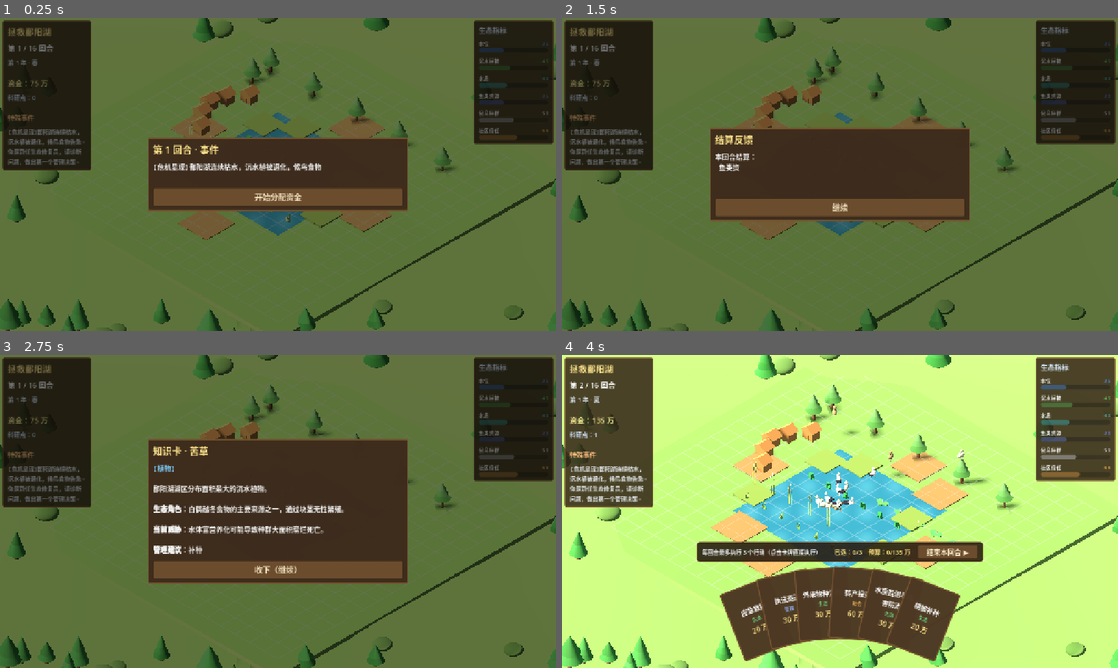
Above: before the commit, frames 1-4 (two rows, left to right).
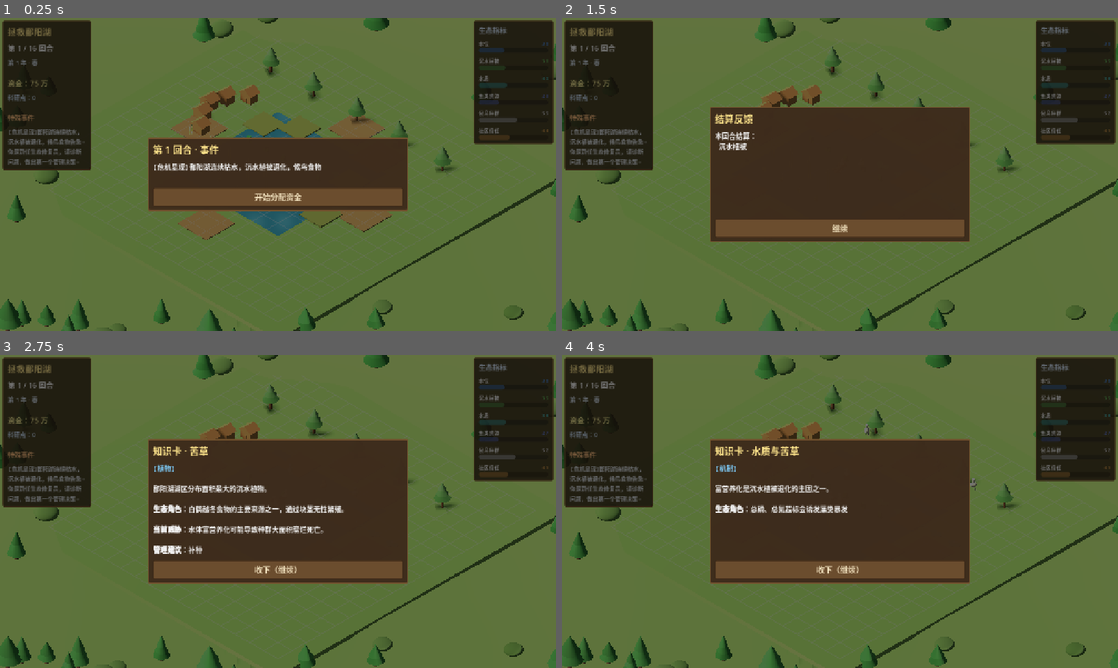
Above: after the commit, the same moments.

Repository: JoKanshin/poyanghu
Game: Godot game, scene res://scenes/main.tscn
Two runs of this game, one before a commit and one after it. Both use one fixed random seed, a clock stepped at 60 frames per second and the inputs below.
Inputs:
- Up to frame 1 (0.25 s): no input
- Up to frame 2 (1.5 s): click "开始分配资金" at 0.5 s; click "结束本回合 ▶" at 1.25 s
- Up to frame 3 (2.75 s): click "继续" at 2 s
- Up to frame 4 (4 s): click "收下（继续）" at 2.75 s; click "收下（继续）" at 3.5 s

The runs differ from the first frame. In frame 1, 0.2% of the frame differs, in the area x 42-99%, y 7-70%; in frame 2, 9.2%; in frame 3, 0.2%; in frame 4, 97%, in the area x 0-100%, y 0-100%.

Commit message:
feat: 加入肉鸽游戏性(失败条件/危机/协同/随机开局)
解决'一直点点点就能过关'的问题:
1. 失败条件: 任一指标归零→生态崩溃提前结束,给出具体原因
2. 随机危机事件池(8种): 提前1回合预警,惩罚较重(-12~-14),
   与当前生态状态吻合的危机权重翻倍
3. 卡牌协同(5组): 同回合打出特定组合触发额外效果,
   如'水质监测+植被补种'=科学补种(植被+9)
4. 随机开局: 每局指标±9偏移+一项软肋-12,同种子可复现

配套调整:
- 自然演化改为'不做决策就恶化'(水/鱼无维护则倒退),替代自动回血
- 报告区分'成功'与'生态崩溃',显示局内种子供反事实对照
- 结算弹窗展示危机爆发与下回合预警

Diff:
--- a/scripts/game_state.gd
+++ b/scripts/game_state.gd
@@ -307,6 +307,100 @@
 		"management": "走合规补偿渠道，配合转产扶持。",
 		"condition": "community < 40",
 	},
+}
+
+# ==================== 危机事件池（肉鸽随机性核心）====================
+# 每回合有概率抽中危机；危机提前 1 回合预警，下回合生效。
+# weight：基础权重；cond：满足时权重翻倍，让危机与当前生态状态呼应。
+const CRISES := [
+	{
+		"id": "drought", "name": "极端干旱", "weight": 1.0, "cond": "water_level < 45",
+		"warn": "【自然预警】气象部门预报：未来一季降水显著偏少，湖区面临枯水风险。",
+		"hit": "【危机爆发】极端干旱来袭——湖区水位骤降，沉水植物块茎大面积发育受阻，湖床裸露。",
+		"effects": [{"metric": "water_level", "delta": -14}, {"metric": "vegetation", "delta": -7}],
+	},
+	{
+		"id": "disease", "name": "苦草病害暴发", "weight": 0.9, "cond": "water_quality < 50",
+		"warn": "【监测提示】巡护员发现局部水草出现腐烂迹象，疑与水体富营养化有关，建议加强监测。",
+		"hit": "【危机爆发】苦草病害大面积暴发——沉水植被成片腐烂死亡，候鸟食物锐减。",
+		"effects": [{"metric": "vegetation", "delta": -12}, {"metric": "water_quality", "delta": -6}],
+	},
+	{
+		"id": "illegal_fishing", "name": "非法捕捞猖獗", "weight": 1.0, "cond": "fish < 50",
+		"warn": "【巡护通报】近期湖区外围发现可疑船只活动轨迹，疑似非法捕捞，建议加强执法。",
+		"hit": "【危机爆发】非法捕捞猖獗——电捕鱼与密眼网具造成鱼类资源骤减。",
+		"effects": [{"metric": "fish", "delta": -13}],
+	},
+	{
+		"id": "bird_conflict", "name": "候鸟大规模进田", "weight": 1.0, "cond": "community < 55",
+		"warn": "【社区报告】农户反映白鹤开始向稻田聚集，若持续可能造成较大损失，请提前协商。",
+		"hit": "【危机爆发】数千只候鸟涌入农田取食莲藕、踩踏稻苗，农户损失严重，矛盾激化。",
+		"effects": [{"metric": "community", "delta": -14}, {"metric": "birds", "delta": 6}],
+	},
+	{
+		"id": "flood", "name": "汛期洪水", "weight": 0.8, "cond": "water_level > 60",
+		"warn": "【自然预警】上游持续降雨，水文站预计湖区水位将快速上涨。",
+		"hit": "【危机爆发】汛期洪水漫过草洲——新生沉水植被被冲毁，底质遭到破坏。",
+		"effects": [{"metric": "water_level", "delta": 18}, {"metric": "vegetation", "delta": -10}],
+	},
+	{
+		"id": "pollution", "name": "上游污染输入", "weight": 0.9, "cond": "water_quality < 55",
+		"warn": "【水质预警】上游监测断面总磷浓度上升，污染团可能随水流进入湖区。",
+		"hit": "【危机爆发】上游污染团入境——总磷总氮严重超标，鱼类与沉水植物同时受损。",
+		"effects": [{"metric": "water_quality", "delta": -14}, {"metric": "fish", "delta": -6}],
+	},
+	{
+		"id": "invasive", "name": "外来物种暴发", "weight": 0.9, "cond": "vegetation < 55",
+		"warn": "【巡查发现】湖区外围发现福寿螺与凤眼莲扩散迹象，繁殖速度较快。",
+		"hit": "【危机爆发】外来物种暴发——福寿螺啃食水生植物，凤眼莲覆盖水面挤占生存空间。",
+		"effects": [{"metric": "vegetation", "delta": -10}, {"metric": "fish", "delta": -5}],
+	},
+	{
+		"id": "algal_bloom", "name": "蓝藻水华", "weight": 0.85, "cond": "water_quality > 60",
+		"warn": "【监测提示】气温升高、水体流动性变差，蓝藻水华风险上升。",
+		"hit": "【危机爆发】蓝藻水华暴发——水面被绿色藻膜覆盖，水体缺氧，候鸟中毒与食物短缺同时发生。",
+		"effects": [{"metric": "water_quality", "delta": -12}, {"metric": "birds", "delta": -8}],
+	},
+]
+
+# ==================== 卡牌协同（组合出招）====================
+# 同回合内同时执行 requires 中全部卡牌，触发额外效果
+const SYNERGIES := [
+	{
+		"id": "sci_plant", "name": "科学补种", "requires": ["water_monitor", "veg_restore"],
+		"desc": "先测水质再补种，成活率大幅提升",
+		"bonus": [{"metric": "vegetation", "delta": 9}],
+	},
+	{
+		"id": "hydro_restore", "name": "水文修复", "requires": ["water_control", "veg_restore"],
+		"desc": "控水与补种协同，为沉水植物创造适宜水位",
+		"bonus": [{"metric": "vegetation", "delta": 7}, {"metric": "birds", "delta": 4}],
+	},
+	{
+		"id": "joint_defense", "name": "群防群治", "requires": ["patrol", "guard_team"],
+		"desc": "执法与社区共管协同，巡护覆盖翻倍",
+		"bonus": [{"metric": "fish", "delta": 8}, {"metric": "community", "delta": 4}],
+	},
+	{
+		"id": "livelihood", "name": "生计转型", "requires": ["community_comp", "industry_switch"],
+		"desc": "补偿与转产配套，农户与渔民获得长期出路",
+		"bonus": [{"metric": "community", "delta": 9}],
+	},
+	{
+		"id": "coexist", "name": "人鸟共处", "requires": ["bird_canteen", "community_comp"],
+		"desc": "候鸟食堂配合社区补偿，把冲突转化为共管",
+		"bonus": [{"metric": "birds", "delta": 6}, {"metric": "community", "delta": 5}],
+	},
+]
+
+# ==================== 失败原因（任一指标归零即提前结束）====================
+const FAILURE_TEXT := {
+	"water_level": "鄱阳湖干涸见底，湖床裸露龟裂，候鸟失去越冬栖息地。",
+	"vegetation": "沉水植被彻底消失，白鹤失去主要食物来源，草洲退化为荒滩。",
+	"water_quality": "水质彻底恶化，蓝藻暴发、水体缺氧，水生生物大面积死亡。",
+	"fish": "鱼类资源枯竭，江豚与食鱼水鸟无以为继，禁渔成果付诸东流。",
+	"birds": "候鸟种群崩溃，鄱阳湖失去国际重要湿地的生态价值。",
+	"community": "社区信任彻底破裂，农户与渔民转入对抗，保护工作再也无法开展。",
 }
 
 # ==================== 事件数据 ====================
@@ -337,6 +431,15 @@
 var log_messages: Array = []        # 因果提示
 var game_over: bool = false
 var total_spent: int = 0            # 累计卡牌支出（用于资金效率评价）
+# ===== 肉鸽机制状态 =====
+var run_seed: int = 0               # 本局种子（同种子可复现，用于反事实对照）
+var pending_crisis: Dictionary = {} # 待爆发的危机（本回合预警，下回合生效）
+var last_crisis_name: String = ""   # 上回合爆发的危机名（用于结算展示）
+var triggered_synergies: Array = [] # 本回合触发的协同
+var _fired_synergies: Array = []    # 本局已触发过的协同（防重复）
+var is_failure: bool = false        # 是否因生态崩溃提前结束
+var failure_reason: String = ""     # 失败原因文案
+var failure_metric: String = ""     # 崩溃的指标
 
 signal metrics_changed
 signal funds_changed
@@ -362,7 +465,27 @@
 	pending_knowledge = []
 	log_messages = []
 	game_over = false
-	metrics = {
+	pending_crisis = {}
+	last_crisis_name = ""
+	triggered_synergies = []
+	_fired_synergies = []
+	is_failure = false
+	failure_reason = ""
+	failure_metric = ""
+	# 每局随机种子：同种子可复现（企划书 8.3 反事实对照）
+	if run_seed == 0:
+		randomize()
+		run_seed = randi()
+	seed(run_seed)
+	metrics = _roll_starting_metrics()
+	_sync_species()
+	_sync_plants()
+	start_new_turn()
+
+
+## 随机开局：在基线附近小幅偏移，每局困境不同
+func _roll_starting_metrics() -> Dictionary:
+	var base := {
 		"water_level": 35,   # 偏枯水
 		"vegetation": 45,    # 退化
 		"water_quality": 40, # 富营养化风险
@@ -370,9 +493,15 @@
 		"birds": 50,
 		"community": 55,
 	}
-	_sync_species()
-	_sync_plants()
-	start_new_turn()
+	var out := {}
+	for k in base:
+		# 每项在 ±9 内偏移，并保证不越界
+		out[k] = clampi(base[k] + _randi_range(-9, 9), 18, 88)
+	# 至少保证有一项明显偏弱，制造"这局的软肋"
+	var weak_keys: Array = out.keys()
+	var weak: String = weak_keys[_randi_range(0, weak_keys.size() - 1)]
+	out[weak] = clampi(out[weak] - 12, 15, 88)
+	return out
 
 
 ## 将物种数量同步到目标值（由驱动指标决定）
@@ -428,6 +557,79 @@
 	# 触发本回合事件
 	if EVENTS.has(turn):
 		event_triggered.emit(EVENTS[turn])
+
+	# 危机系统：先结算爆发的，再抽取新的预警
+	_resolve_pending_crisis()
+	_maybe_warn_crisis()
+
+
+## 结算上回合预警的危机：爆发并造成较重惩罚
+func _resolve_pending_crisis() -> void:
+	if pending_crisis.is_empty():
+		return
+	var c: Dictionary = pending_crisis
+	pending_crisis = {}
+	last_crisis_name = c["name"]
+	_add_log("⚠ %s" % c["hit"])
+	for e in c["effects"]:
+		_apply_delta(e["metric"], e["delta"])
+		_add_log("   %s %+d" % [METRIC_NAMES[e["metric"]], e["delta"]])
+	_sync_species()
+	_sync_plants()
+	event_triggered.emit(c["hit"])
+
+
+## 抽取本回合的危机预警（提前 1 回合告知，给玩家应对机会）
+func _maybe_warn_crisis() -> void:
+	if turn >= TOTAL_TURNS - 1:
+		return  # 最后两回合不再新增危机，避免无法应对
+	if not pending_crisis.is_empty():
+		return  # 已有待爆发的危机，不叠加
+	# 从第 3 回合起才开始抽危机，给玩家缓冲
+	if turn < 3:
+		return
+	# 基础概率 38%，随回合推进略升（后期压力更大）
+	var chance := 0.38 + float(turn) / float(TOTAL_TURNS) * 0.22
+	if randf() > chance:
+		return
+	# 加权抽选：与当前生态状态呼应的危机会更容易出现
+	var total_w := 0.0
+	var weights: Array = []
+	for c in CRISES:
+		var w: float = c["weight"]
+		if _eval_condition_simple(c["cond"]):
+			w *= 1.8  # 状态吻合 → 权重翻倍
+		weights.append(w)
+		total_w += w
+	var roll := randf() * total_w
+	for i in CRISES.size():
+		roll -= weights[i]
+		if roll <= 0.0:
+			pending_crisis = CRISES[i]
+			event_triggered.emit(pending_crisis["warn"])
+			return
+
+
+## 简易条件求值（复用知识卡的表达式风格）
+func _eval_condition_simple(cond: String) -> bool:
+	var m := RegEx.new()
+	m.compile("(\\w+)\\s*(<=|>=|<|>|==)\\s*(-?\\d+)")
+	var res := m.search(cond)
+	if res == null:
+		return false
+	var metric := res.get_string(1)
+	var op := res.get_string(2)
+	var val := int(res.get_string(3))
+	if not metrics.has(metric):
+		return false
+	var cur: int = metrics[metric]
+	match op:
+		"<": return cur < val
+		">": return cur > val
+		"<=": return cur <= val
+		">=": return cur >= val
+		"==": return cur == val
+	return false
 
 
 ## 某张卡某档位的成本（万，取整）
@@ -493,32 +695,66 @@
 
 
 ## 结算自然演化（每回合结束调用）
+## 设计：不做决策生态会缓慢恶化（压力），但不会瞬间崩盘（给玩家反应时间）
 func natural_evolution() -> void:
-	# 水位随机小幅波动
-	_apply_delta("water_level", _randi_range(-4, 4))
-
-	# 植被受水质拖累：水质差则植被缓慢退化
-	if metrics["water_quality"] < 40:
-		_apply_delta("vegetation", -2)
-	elif metrics["water_quality"] > 65:
+	# 水位随机波动（枯水更常见，符合鄱阳湖现实）
+	_apply_delta("water_level", _randi_range(-5, 3))
+
+	# 水质：无治理则缓慢恶化
+	if used_action_ids.has("water_monitor") or used_action_ids.has("research"):
+		pass  # 本回合有监测/科研投入 → 水质不恶化
+	else:
+		_apply_delta("water_quality", -2)
+
+	# 植被受水质拖累：水质差则植被退化（比之前更重）
+	if metrics["water_quality"] < 45:
+		_apply_delta("vegetation", -3)
+	elif metrics["water_quality"] > 70:
 		_apply_delta("vegetation", 1)
 
 	# 植被是候鸟食物基础
-	if metrics["vegetation"] < 40:
-		_apply_delta("birds", -2)
-	elif metrics["vegetation"] > 65:
+	if metrics["vegetation"] < 42:
+		_apply_delta("birds", -3)
+	elif metrics["vegetation"] > 70:
 		_apply_delta("birds", 1)
 
-	# 鱼类缓慢自然恢复（禁渔背景），执法不足时恢复慢
-	_apply_delta("fish", 1)
-
-	# 社区信任：长期缺补偿则下降
-	if metrics["community"] < 40 and not used_action_ids.has("community_comp"):
+	# 鱼类：禁渔带来缓慢恢复，但执法不足则恢复停滞
+	if used_action_ids.has("patrol") or used_action_ids.has("guard_team"):
+		_apply_delta("fish", 2)
+	else:
+		_apply_delta("fish", -1)  # 无巡护 → 非法捕捞蚕食
+
+	# 社区信任：长期缺补偿则持续下降
+	if metrics["community"] < 45 and not used_action_ids.has("community_comp"):
 		_apply_delta("community", -3)
 
 	_sync_species()
 	_sync_plants()
 	metrics_changed.emit()
+
+
+## 结算卡牌协同：本回合打出指定组合则触发额外效果
+func resolve_synergies() -> void:
+	triggered_synergies = []
+	for s in SYNERGIES:
+		var ok := true
+		for req in s["requires"]:
+			if not used_action_ids.has(req):
+				ok = false
+				break
+		if not ok:
+			continue
+		# 避免重复触发（同一协同一局内只生效一次）
+		if s["id"] in _fired_synergies:
+			continue
+		_fired_synergies.append(s["id"])
+		triggered_synergies.append(s["name"])
+		_add_log("★ 协同「%s」：%s" % [s["name"], s["desc"]])
+		for e in s["bonus"]:
+			_apply_delta(e["metric"], e["delta"])
+			_add_log("   %s %+d" % [METRIC_NAMES[e["metric"]], e["delta"]])
+	_sync_species()
+	_sync_plants()
 
 
 ## 推进延迟效果队列（回合结束调用）
@@ -535,9 +771,10 @@
 	metrics_changed.emit()
 
 
-## 回合结束：推进延迟、自然演化、结转、知识卡检查
+## 回合结束：推进延迟、自然演化、结算协同、检查失败与知识卡
 func end_turn() -> void:
 	advance_effects()
+	resolve_synergies()      # 卡牌协同（在自然演化前结算，让玩家看到组合收益）
 	natural_evolution()
 
 	# 结转规则：最多 MAX_CARRY 万，溢出转科研点
@@ -548,12 +785,30 @@
 	carry = funds
 	funds = 0
 
+	# 失败判定：任一指标归零 → 生态崩溃，提前结束
+	if _check_failure():
+		return
+
 	_check_knowledge_triggers()
 
 	if turn >= TOTAL_TURNS:
 		game_over = true
 		game_ended.emit(generate_report())
 	# 下一回合由主场景在展示完结算反馈后调用 start_new_turn()
+
+
+## 检查是否有指标归零（失败条件）
+func _check_failure() -> bool:
+	for metric in metrics:
+		if metrics[metric] <= 0:
+			is_failure = true
+			game_over = true
+			failure_metric = metric
+			failure_reason = FAILURE_TEXT.get(metric, "%s 崩溃。" % METRIC_NAMES.get(metric, metric))
+			_add_log("✖ %s" % failure_reason)
+			game_ended.emit(generate_report())
+			return true
+	return false
 
 
 ## 检查知识卡触发条件，压入待弹出队列
@@ -627,6 +882,11 @@
 	return {
 		"eco": eco, "social": social, "manage": manage,
 		"reflection": reflection,
+		"is_failure": is_failure,
+		"failure_reason": failure_reason,
+		"failure_metric": failure_metric,
+		"seed": run_seed,
+		"turns_survived": turn,
 		"research_points": research_points,
 		"knowledge_count": knowledge_unlocked.size(),
 		"total_knowledge": KNOWLEDGE_CARDS.size(),
--- a/scripts/main.gd
+++ b/scripts/main.gd
@@ -1502,6 +1502,9 @@
 	var after: Dictionary = GameState.metrics
 
 	var lines: Array = []
+	if GameState.last_crisis_name != "":
+		lines.append("⚠ 危机爆发：%s" % GameState.last_crisis_name)
+		lines.append("")
 	lines.append("本回合结算：")
 	for metric in GameState.METRIC_NAMES:
 		var d: int = after[metric] - before[metric]
@@ -1516,6 +1519,10 @@
 		lines.append("  ⚠ 以下行动因资金不足未能执行：%s" % "、".join(names))
 	lines.append("")
 	lines.append("结转资金：%d 万（上限 %d 万）" % [GameState.carry, GameState.MAX_CARRY])
+	# 下回合危机预警
+	if not GameState.pending_crisis.is_empty():
+		lines.append("")
+		lines.append("[color=#ffb060]⏳ 预警：%s[/color]" % GameState.pending_crisis["name"])
 
 	hand_panel.visible = false
 	_show_popup("结算反馈", "\n".join(lines), "继续", _on_resolve_continue)
@@ -1556,6 +1563,12 @@
 
 func _show_report(r: Dictionary) -> void:
 	var body := ""
+	var title := "四年 · 生态报告"
+	if r.get("is_failure", false):
+		title = "生态崩溃 · 修复失败"
+		body += "[color=#ff7060][b]第 %d 回合，%s[/b][/color]\n\n" % [
+			r.get("turns_survived", 0), r.get("failure_reason", "生态崩溃")]
+		body += "你的修复工作被迫中止。这不是终点——换一个策略，再试一次。\n\n"
 	body += "[b]生态维度[/b]（%s）\n" % r["eco"]["grade"]
 	for n in r["eco"]["notes"]:
 		body += "  · %s\n" % n
@@ -1566,12 +1579,14 @@
 	for n in r["manage"]["notes"]:
 		body += "  · %s\n" % n
 	body += "\n[b]知识卡收集[/b]：%d / %d　[b]科研点[/b]：%d\n" % [r["knowledge_count"], r["total_knowledge"], r["research_points"]]
+	body += "[color=#8a8a8a]本局种子：%d（同种子可复现，便于对照实验）[/color]\n" % r.get("seed", 0)
 	body += "\n[b]反思[/b]\n%s" % r["reflection"]
-	_show_popup("四年 · 生态报告", body, "重新开始", _restart)
+	_show_popup(title, body, "重新开始（新种子）", _restart)
 
 
 func _restart() -> void:
 	_current_event = ""
+	GameState.run_seed = 0  # 清零种子 → 下一局重新随机
 	GameState.reset_game()
 	_update_hud()
 	_update_3d()
